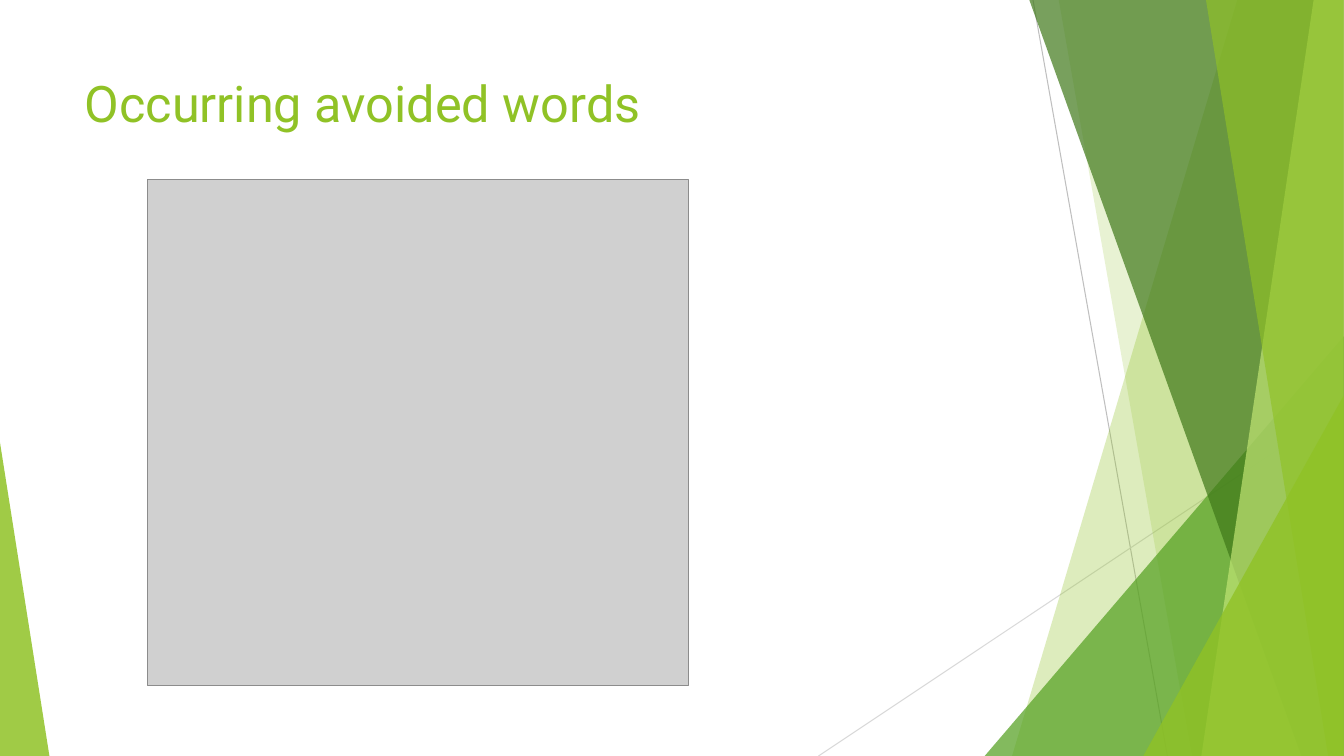
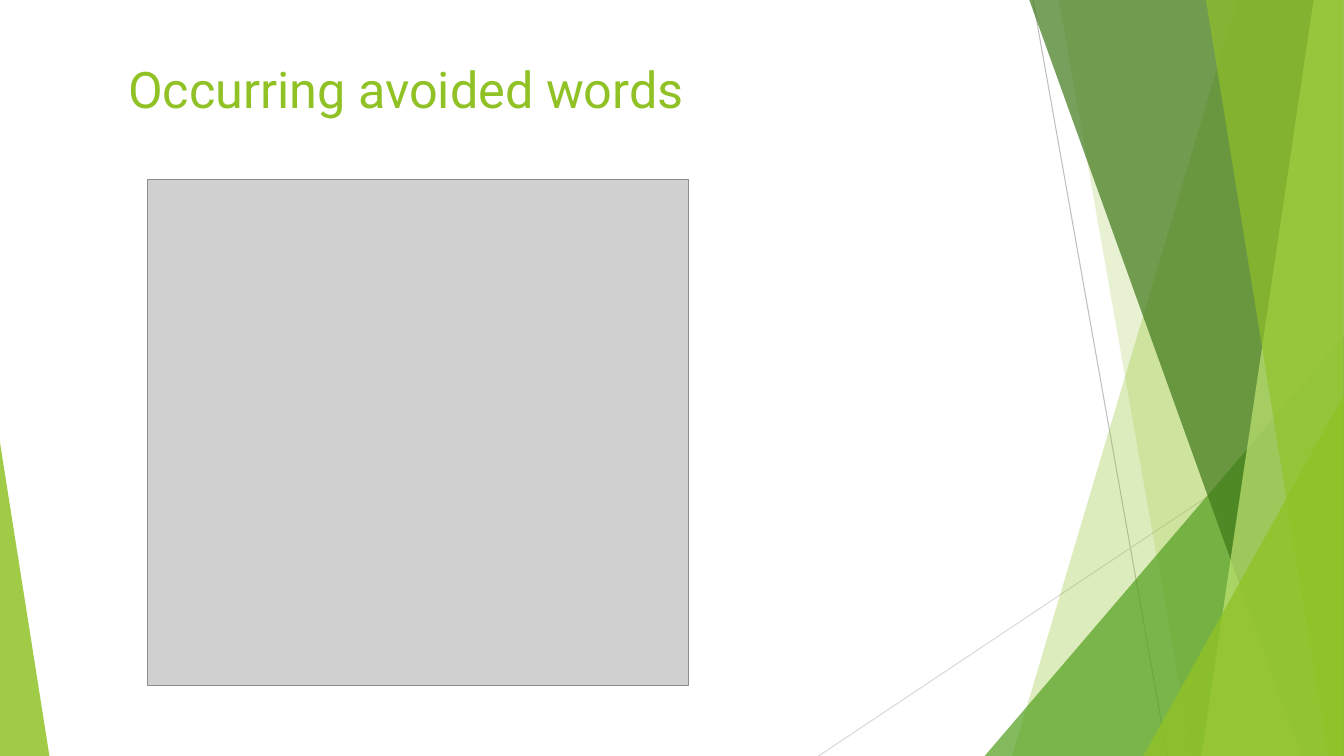
Before and after one commit to ciortanmadalina/BioinfoSem2, a slide deck: slide 9 of algo/Optimal computation of avoided words.pptx. Drawn at 1344x756 pixels with LibreOffice and Linux fonts; fonts in the diff are those of the drawing; grey boxes stand for pictures. Boxes give left, top, right and bottom in pixels: in the first picture for what was removed or moved away, otherwise in the second. Text is boxed around its words. In the diff, an @@ line names an element or a change of style, - is before the commit and + after.

```diff
--- a/algo/Optimal computation of avoided words.pptx
+++ b/algo/Optimal computation of avoided words.pptx
@@ title "Occurring avoided words": place and size @@
-title "Occurring avoided words" at [85, 84, 641, 133]
+title "Occurring avoided words" at [128, 70, 684, 119]
```
Also in this commit, not shown: 8 other slides changed, 2 slides added, 2 slides removed.
